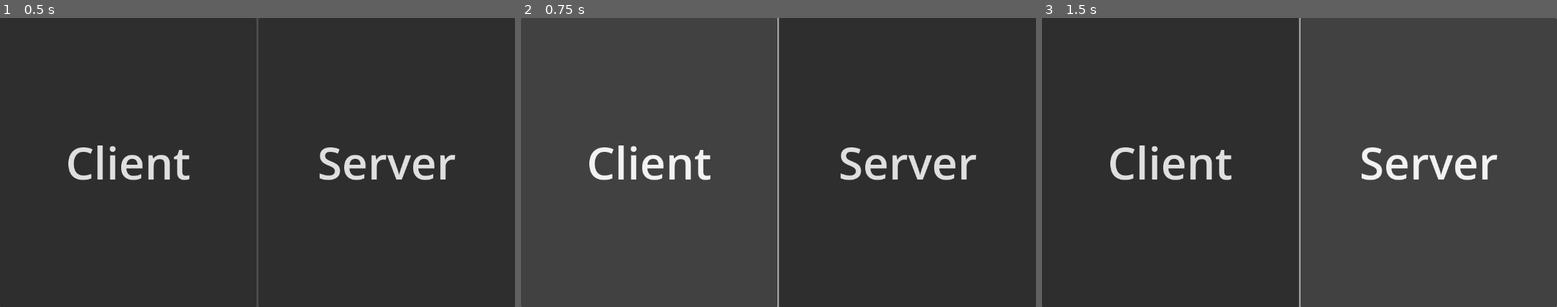
Above: before the commit, frames 1-3 (left to right).
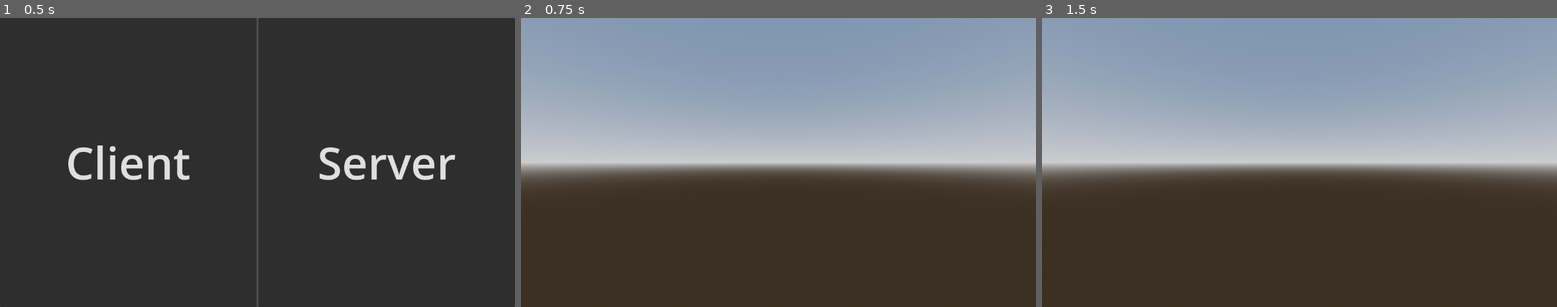
Above: after the commit, the same moments.

Repository: Shuflduf/multiplayer-shooter
Game: Godot game, scene res://main.tscn
The game is run twice, just before and just after one commit, with the same random seed, the same clock (stepped at 60 frames per second) and the same inputs. Before the commit the project has no main scene; this scene is started directly in both runs.
Inputs (mouse positions are in pixels of both pictures, inside the frame that each line leads up to):
- Up to frame 1 (0.5 s): no input
- Up to frame 2 (0.75 s): click "Client" at 0.5 s
- Up to frame 3 (1.5 s): click (1428, 162) at 1.25 s, where only the run before the commit has a clickable "Server"

Frame 1 is identical in both runs. In frame 2, 76% of the frame differs, in the area x 0-100%, y 0-100%; in frame 3, 76%.

Commit message:
connections and stuff idk

Diff:
--- /dev/null
+++ b/client.gd
@@ -0,0 +1,9 @@
+extends Node3D
+
+const ADDRESS = "127.0.0.1"
+const PORT = 7890
+
+func _ready() -> void:
+	var peer = ENetMultiplayerPeer.new()
+	peer.create_client(ADDRESS, PORT)
+	multiplayer.multiplayer_peer = peer
--- /dev/null
+++ b/client.tscn
@@ -0,0 +1,28 @@
+[gd_scene load_steps=5 format=3 uid="uid://ch1v4l1uofiqj"]
+
+[ext_resource type="Script" uid="uid://3ymo0mqwoecs" path="res://client.gd" id="1_lgb4g"]
+
+[sub_resource type="ProceduralSkyMaterial" id="ProceduralSkyMaterial_kiyvv"]
+sky_horizon_color = Color(0.662243, 0.671743, 0.686743, 1)
+ground_horizon_color = Color(0.662243, 0.671743, 0.686743, 1)
+
+[sub_resource type="Sky" id="Sky_lgb4g"]
+sky_material = SubResource("ProceduralSkyMaterial_kiyvv")
+
+[sub_resource type="Environment" id="Environment_vsqxe"]
+background_mode = 2
+sky = SubResource("Sky_lgb4g")
+tonemap_mode = 2
+glow_enabled = true
+
+[node name="Client" type="Node3D"]
+script = ExtResource("1_lgb4g")
+
+[node name="DirectionalLight3D" type="DirectionalLight3D" parent="."]
+transform = Transform3D(-0.866023, -0.433016, 0.250001, 0, 0.499998, 0.866027, -0.500003, 0.749999, -0.43301, 0, 0, 0)
+shadow_enabled = true
+
+[node name="WorldEnvironment" type="WorldEnvironment" parent="."]
+environment = SubResource("Environment_vsqxe")
+
+[node name="Camera3D" type="Camera3D" parent="."]
--- /dev/null
+++ b/main.gd
@@ -0,0 +1,9 @@
+extends Control
+
+
+func _on_server_pressed() -> void:
+    get_tree().change_scene_to_file("res://server.tscn")
+
+
+func _on_client_pressed() -> void:
+    get_tree().change_scene_to_file("res://client.tscn")
--- a/main.tscn
+++ b/main.tscn
@@ -1,4 +1,6 @@
-[gd_scene format=3 uid="uid://dckrs7gyxssi0"]
+[gd_scene load_steps=2 format=3 uid="uid://dckrs7gyxssi0"]
+
+[ext_resource type="Script" uid="uid://b1y4i3ggserip" path="res://main.gd" id="1_ig7tw"]
 
 [node name="Main" type="Control"]
 layout_mode = 3
@@ -7,6 +9,7 @@
 anchor_bottom = 1.0
 grow_horizontal = 2
 grow_vertical = 2
+script = ExtResource("1_ig7tw")
 
 [node name="HBoxContainer" type="HBoxContainer" parent="."]
 layout_mode = 1
@@ -16,14 +19,19 @@
 grow_horizontal = 2
 grow_vertical = 2
 
-[node name="Button" type="Button" parent="HBoxContainer"]
+[node name="Client" type="Button" parent="HBoxContainer"]
+unique_name_in_owner = true
 layout_mode = 2
 size_flags_horizontal = 3
 theme_override_font_sizes/font_size = 100
 text = "Client"
 
-[node name="Button2" type="Button" parent="HBoxContainer"]
+[node name="Server" type="Button" parent="HBoxContainer"]
+unique_name_in_owner = true
 layout_mode = 2
 size_flags_horizontal = 3
 theme_override_font_sizes/font_size = 100
 text = "Server"
+
+[connection signal="pressed" from="HBoxContainer/Client" to="." method="_on_client_pressed"]
+[connection signal="pressed" from="HBoxContainer/Server" to="." method="_on_server_pressed"]
--- a/project.godot
+++ b/project.godot
@@ -11,6 +11,7 @@
 [application]
 
 config/name="Multiplayer Shooter"
+run/main_scene="uid://dckrs7gyxssi0"
 config/features=PackedStringArray("4.4", "Forward Plus")
 config/icon="res://icon.svg"
 
--- /dev/null
+++ b/server.gd
@@ -0,0 +1,29 @@
+extends Control
+
+const PORT = 7890
+
+func _ready() -> void:
+    log_event("Server Started")
+    var peer = ENetMultiplayerPeer.new()
+    peer.create_server(PORT)
+    multiplayer.multiplayer_peer = peer
+    multiplayer.peer_connected.connect(_on_client_connected)
+
+func log_event(event: String):
+    var new_log = RichTextLabel.new()
+    new_log.fit_content = true
+    new_log.bbcode_enabled = true
+
+    var format_string = "[b][ %d ][/b] - %s"
+    var actual_string = format_string % [ Time.get_ticks_msec(), event ]
+
+    new_log.text = actual_string
+    %Logs.add_child(new_log)
+
+func _on_client_connected(id):
+    log_event("Client %d connected" % id)
+
+
+func _on_command_input_text_submitted(new_text: String) -> void:
+    log_event(new_text)
+    %CommandInput.text = ""
--- /dev/null
+++ b/server.tscn
@@ -0,0 +1,44 @@
+[gd_scene load_steps=2 format=3 uid="uid://1f6mlmmy3x3x"]
+
+[ext_resource type="Script" uid="uid://iwqc1ugx6ob2" path="res://server.gd" id="1_ob30c"]
+
+[node name="Server" type="Control"]
+layout_mode = 3
+anchors_preset = 15
+anchor_right = 1.0
+anchor_bottom = 1.0
+grow_horizontal = 2
+grow_vertical = 2
+script = ExtResource("1_ob30c")
+
+[node name="ScrollContainer" type="ScrollContainer" parent="."]
+layout_mode = 1
+anchors_preset = 15
+anchor_right = 1.0
+anchor_bottom = 1.0
+grow_horizontal = 2
+grow_vertical = 2
+
+[node name="Logs" type="VBoxContainer" parent="ScrollContainer"]
+unique_name_in_owner = true
+layout_mode = 2
+size_flags_horizontal = 3
+
+[node name="MarginContainer" type="MarginContainer" parent="."]
+layout_mode = 1
+anchors_preset = 15
+anchor_right = 1.0
+anchor_bottom = 1.0
+grow_horizontal = 2
+grow_vertical = 2
+theme_override_constants/margin_left = 5
+theme_override_constants/margin_top = 5
+theme_override_constants/margin_right = 5
+theme_override_constants/margin_bottom = 5
+
+[node name="CommandInput" type="LineEdit" parent="MarginContainer"]
+unique_name_in_owner = true
+layout_mode = 2
+size_flags_vertical = 8
+
+[connection signal="text_submitted" from="MarginContainer/CommandInput" to="." method="_on_command_input_text_submitted"]
Not shown, added: client.gd.uid
Not shown, added: main.gd.uid
Not shown, added: server.gd.uid
